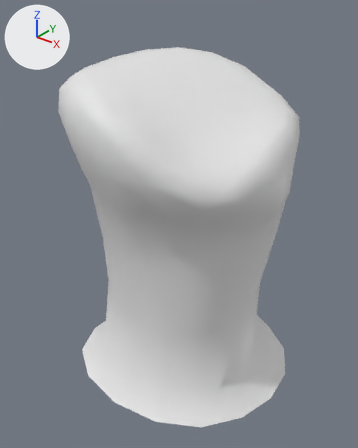
The FBX model res/models/Modele_Mati/Swieczki/Swieca5.fbx as it was, and as the next commit left it.
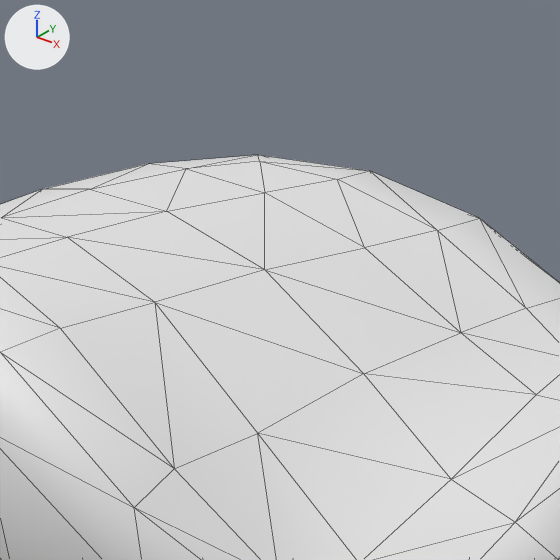
Old and new are each drawn whole from a camera (50 mm lens) standing at (0.01602, -0.02041, 0.0126) and looking at (-0.00027, -0.00005, -0.00002) and again close up on the part from 28% to 75% of the width and 0% to 38% of the height. The axes (+X, +Y, +Z) are drawn at upper left. The lights are the same throughout. The older version's two pictures come first. The close-ups show mesh edges as thin lines. Where no turn or scale is listed for an object, it has been applied to the vertices.

Script lines for the objects in view, before the commit:
```python
me_swieca5_001 = bpy.data.meshes.new('Swieca5.001')
me_swieca5_001.from_pydata(...)  # 169 vertices, 320 faces; spans x -0.0069..0.0066, y -0.0063..0.0073, z -0.0098..0.0094
ob_swieca5 = bpy.data.objects.new('Swieca5', me_swieca5_001)
ob_swieca5.location = (0.0, 0.0, 0.0)
```
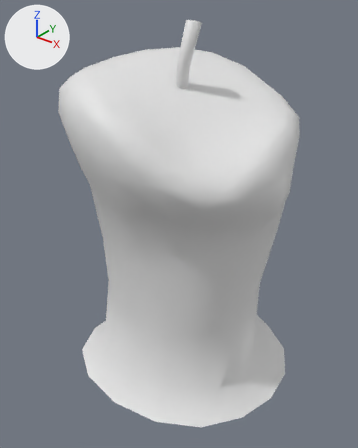
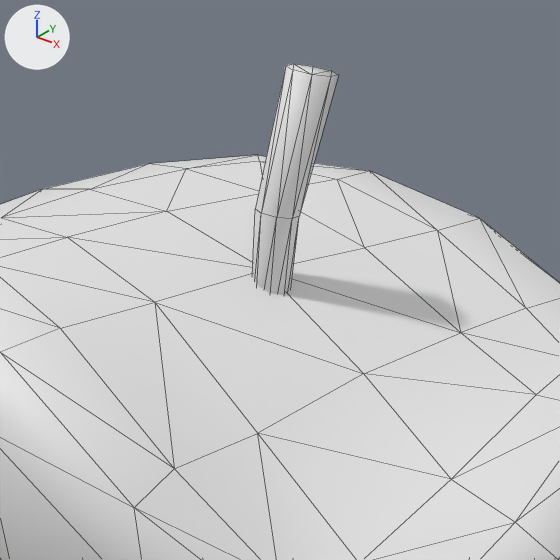
The change, as a list of edits to the scene's bpy script:
```text
Change me_swieca5_001:
    used by ob_swieca5; location = (0.0, 0.0, 0.0)
    remove me_swieca5_001.from_pydata(...)  # 169 vertices, 320 faces; spans x -0.0069..0.0066, y -0.0063..0.0073, z -0.0098..0.0094
    add me_swieca5_001.from_pydata(...)  # 193 vertices, 364 faces; spans x -0.0069..0.0066, y -0.0063..0.0073, z -0.0098..0.0111
    me_swieca5_001 part 1: a new loose piece of 24 vertices spanning x 0.0004..0.0018, y -0.0015..-0.0007, z 0.0071..0.0111
```

Location of each change, (x1, y1, x2, y2) in pixels of the close-ups (560 x 560 px):
'Swieca5', reshaped
    before: (0, 155, 560, 560)
    after: (0, 64, 560, 560)
part 1 of me_swieca5_001, added
    after: (252, 64, 339, 294)
